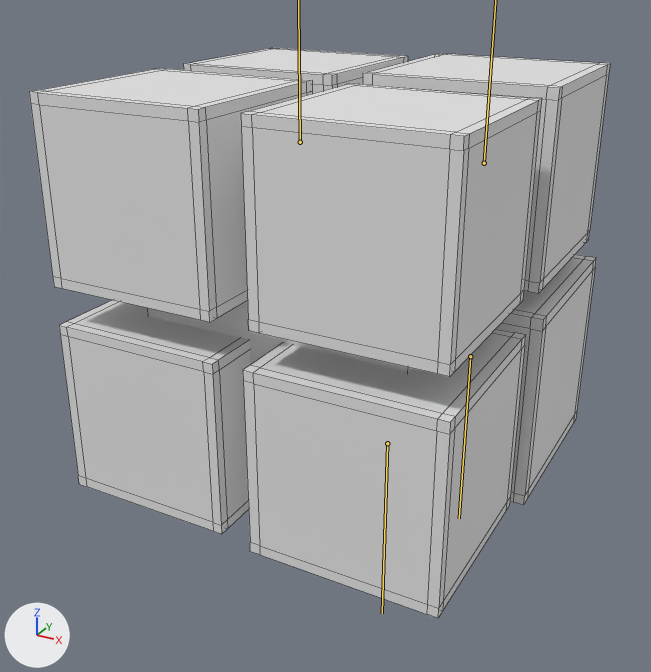
Before and after pictures for a commit that changed the FBX model Assets/Models/CubesAnimated/Octo_Cube.fbx.
Camera for both pictures: a 50 mm lens placed at (1.031, -1.95, 0.802), pointed at (-0.01, -0.056, -0.145). The lights are fixed; the arrows at lower left show +X, +Y and +Z. Both versions are drawn at frame 1 of the action 'Octo_Cube'; the numbers are the values there. The bones that change are drawn over the model as lines. Mesh edges are drawn as thin lines.

The first picture shows 'Octo_Cube'.
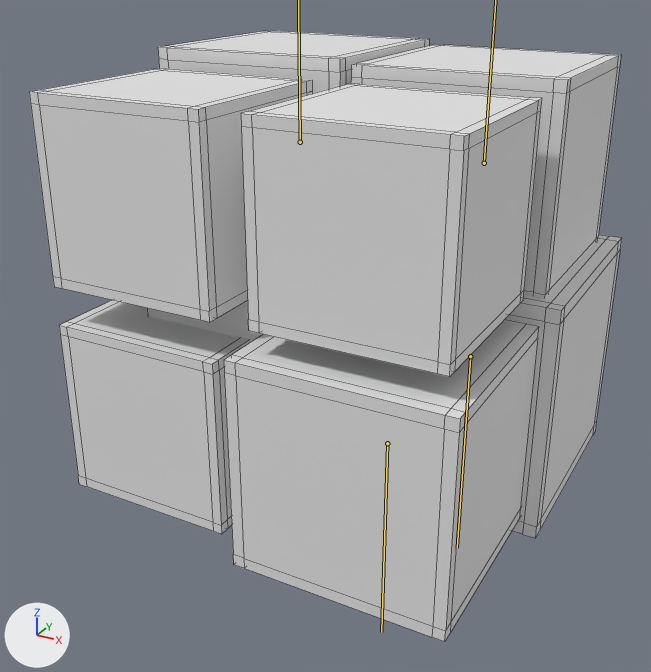
Boxes (x1, y1, x2, y2) around the edits, measured in the pictures (651 x 672 px):
'Octo_Cube', posed (7% taller)
    before: (29, 48, 610, 618)
    after: (29, 30, 622, 642)
bone 'Bone.005', root to tip
    before: (387, 443) to (382, 613)
    after: (387, 443) to (381, 632)
bone 'Bone.006', root to tip
    before: (470, 356) to (459, 518)
    after: (470, 356) to (457, 548)

What the commit changed:
Bone 'Bone.002' (bone_bone_002) is rescaled from (1.0, 1.0, 1.0) to (1.2, 1.2, 1.2).
Bone 'Bone.004' (bone_bone_004) is rescaled from (1.05, 1.05, 1.05) to (1.14, 1.14, 1.14).
Bone 'Bone.005' (bone_bone_005) is rescaled from (1.05, 1.05, 1.05) to (1.18, 1.18, 1.18).
Bone 'Bone.006' (bone_bone_006) is rescaled from (1.15, 1.15, 1.15) to (1.38, 1.38, 1.38).
